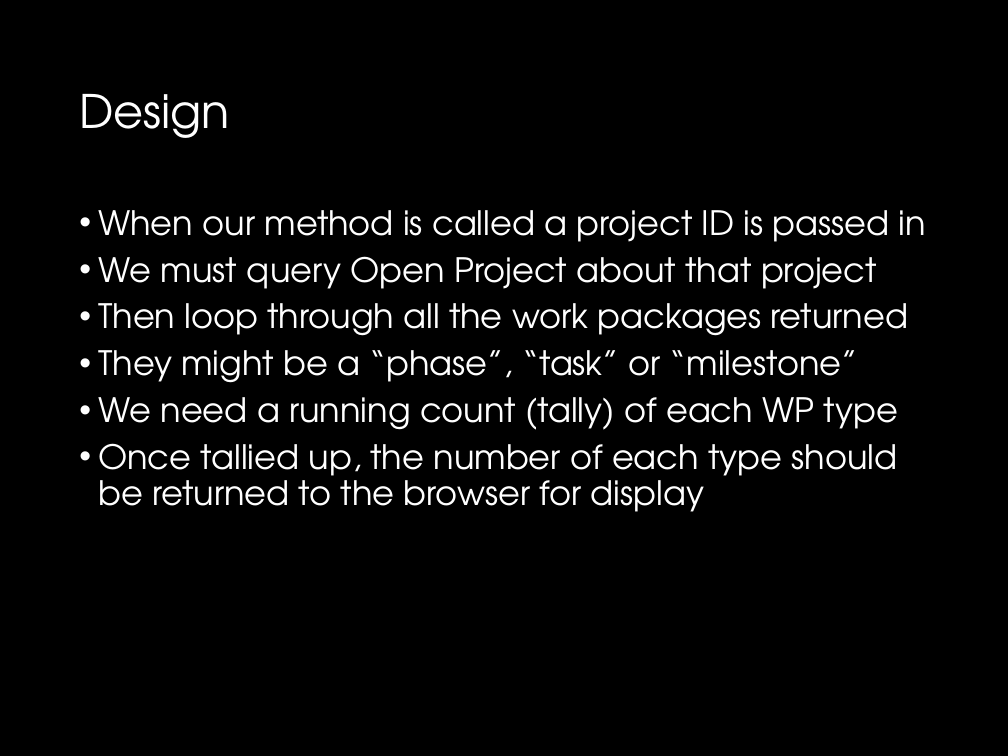
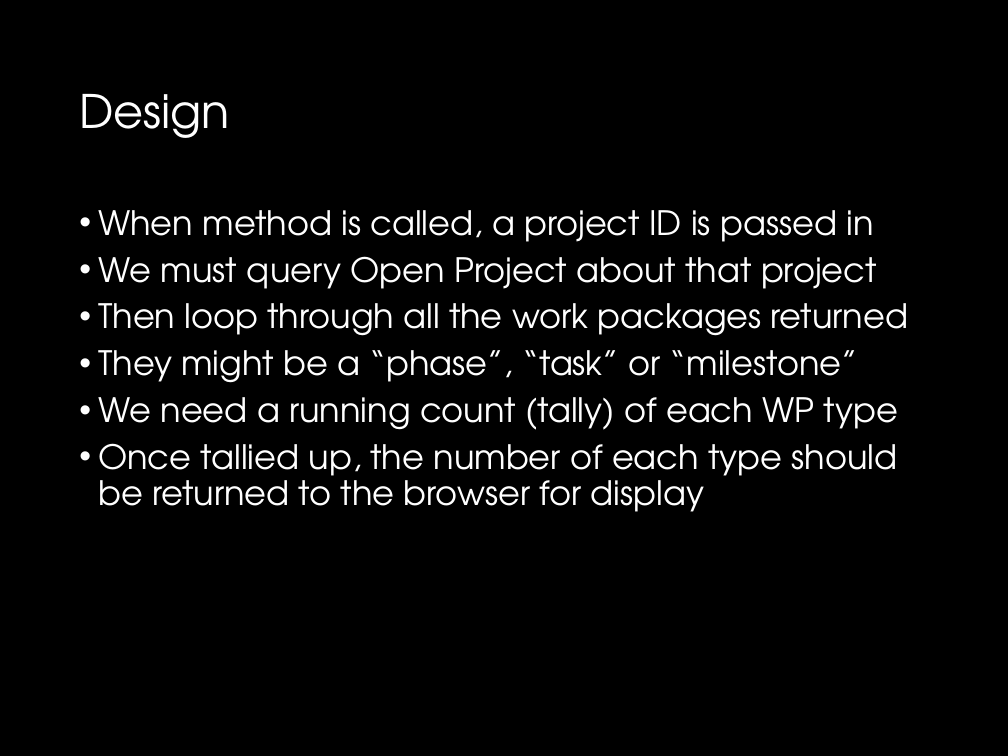
Before and after one commit to drslock/SPE2018, a slide deck: slide 16 of Lecture Slides/15 Spring JSON.pptx. Drawn at 1008x756 pixels with LibreOffice and Linux fonts; fonts in the diff are those of the drawing. Boxes give left, top, right and bottom in pixels: in the first picture for what was removed or moved away, otherwise in the second. Text is boxed around its words. In the diff, an @@ line names an element or a change of style, - is before the commit and + after.

```diff
--- a/Lecture Slides/15 Spring JSON.pptx
+++ b/Lecture Slides/15 Spring JSON.pptx
@@ text at (x1=98, y1=210, x2=873, y2=242): text changed @@
-• When our method is called a project ID is passed in
+• When method is called, a project ID is passed in
```
Also in this commit, not shown: 3 other slides changed.
